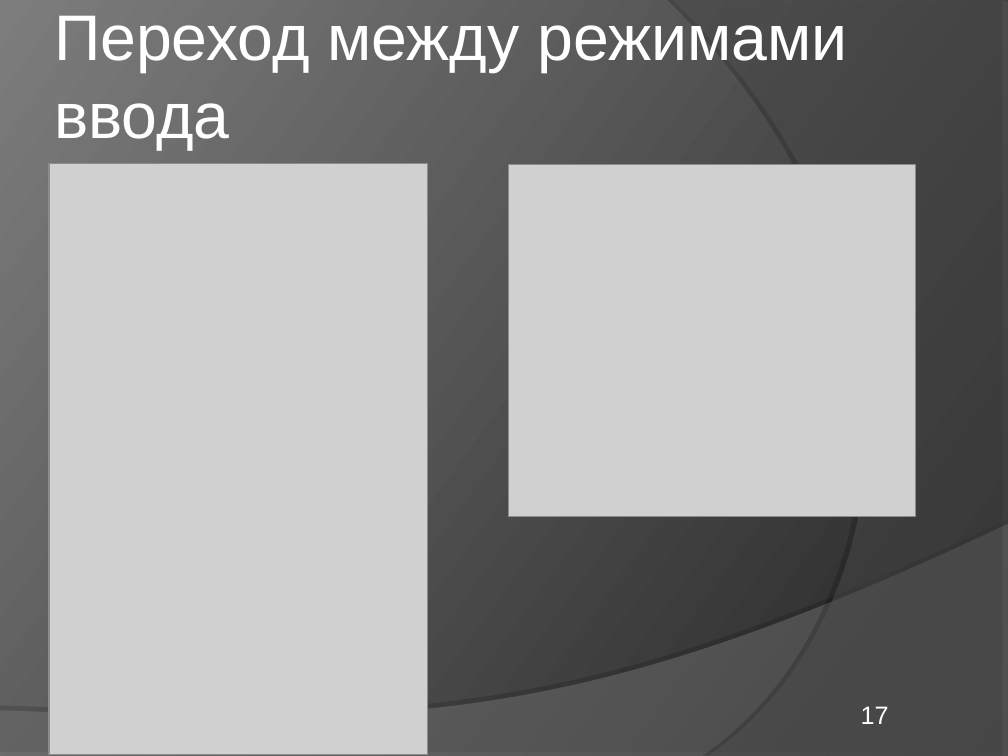
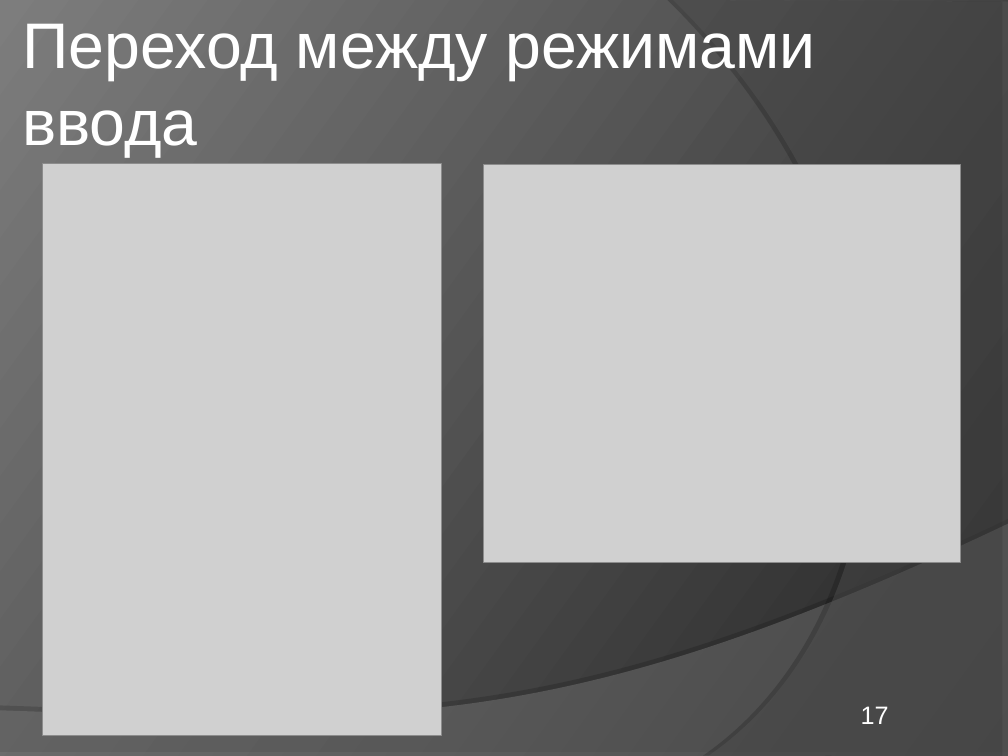
Before and after one commit to elvslv/DiplomaReport, a slide deck: slide 17 of C8503A_Vasilyeva_presentation.ppt. Drawn at 1008x756 pixels with LibreOffice and Linux fonts; fonts in the diff are those of the drawing; grey boxes stand for pictures. Boxes give left, top, right and bottom in pixels: in the first picture for what was removed or moved away, otherwise in the second. Text is boxed around its words. In the diff, an @@ line names an element or a change of style, - is before the commit and + after.

```diff
--- a/C8503A_Vasilyeva_presentation.ppt
+++ b/C8503A_Vasilyeva_presentation.ppt
@@ text "Переход между режимами ввода": place and size @@
-text "Переход между режимами ввода" at [54,15,847,150]
+text "Переход между режимами ввода" at [22,23,816,157]
@@ picture: place and size @@
-picture at [49,163,427,755]
+picture at [42,163,442,735]
@@ picture: place and size @@
-picture at [509,164,915,516]
+picture at [484,165,961,563]
```
Also in this commit, not shown: 3 other slides changed, 3 slides added, 6 slides removed, 1 other file.
